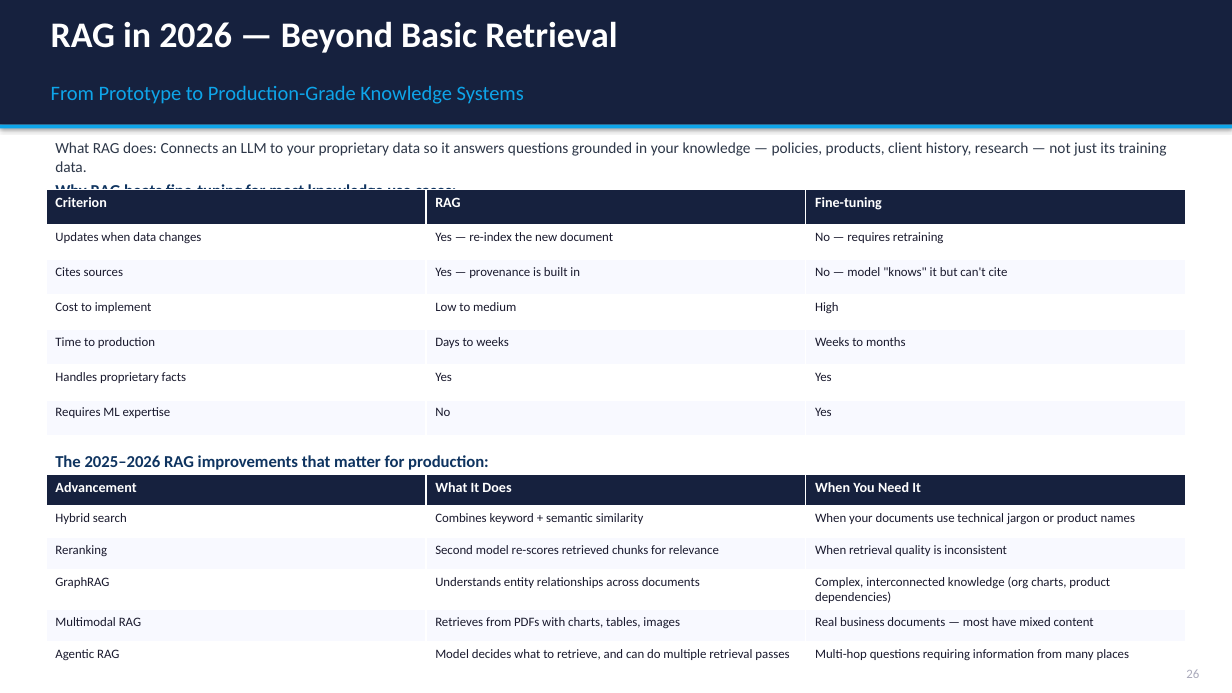
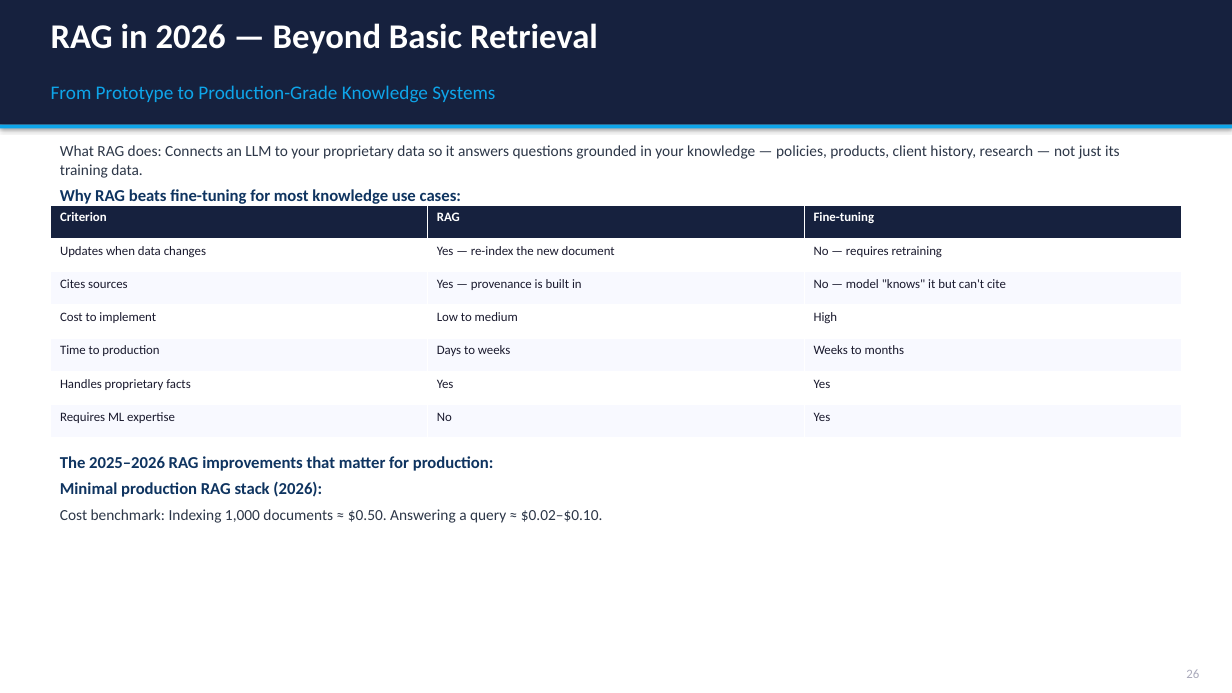
Before and after one commit to appjr/GenAIForBusinessOnline, a slide deck: slide 31 of Class 11/Week11_AI_Trends_Slides.pptx. Drawn at 1232x693 pixels with LibreOffice and Linux fonts; fonts in the diff are those of the drawing. Boxes give left, top, right and bottom in pixels: in the first picture for what was removed or moved away, otherwise in the second. Text is boxed around its words. In the diff, an @@ line names an element or a change of style, - is before the commit and + after.

```diff
--- a/Class 11/Week11_AI_Trends_Slides.pptx
+++ b/Class 11/Week11_AI_Trends_Slides.pptx
@@ text "RAG in 2026 — Beyond ..." at bbox=[51, 23, 598, 54]: size 28 to 27 pt @@
@@ text "From Prototype to Production-Grade Knowledge ..." at bbox=[51, 85, 495, 103]: size 16 to 15 pt @@
@@ text "What RAG does: Connects an ..." at bbox=[60, 145, 1120, 204]: more space between paragraphs @@
@@ table at bbox=[51, 205, 1182, 438] @@
@@ size 11 to 10 pt in "Criterion", "RAG", "Fine-tuning" @@
@@ table: place and size @@
-table at bbox=[46, 189, 1186, 435]
+table at bbox=[51, 205, 1182, 438]
@@ table removed at bbox=[46, 474, 1186, 665], 6 rows, 3 columns @@
-Advancement | What It Does | When You Need It
-Hybrid search | Combines keyword + semantic similarity | When your documents use technical jargon or product names
-Reranking | Second model re-scores retrieved chunks for relevance | When retrieval quality is inconsistent
-GraphRAG | Understands entity relationships across documents | Complex, interconnected knowledge (org charts, product dependencies)
-Multimodal RAG | Retrieves from PDFs with charts, tables, images | Real business documents — most have mixed content
-Agentic RAG | Model decides what to retrieve, and can do multiple retrieval passes | Multi-hop questions requiring information from many places
@@ text at bbox=[60, 456, 494, 471]: more space between paragraphs @@
@@ text at bbox=[60, 481, 603, 523]: paragraphs added @@
+Minimal production RAG stack (2026):
+Cost benchmark: Indexing 1,000 documents ≈ $0.50. Answering a query ≈ $0.02–$0.10.
```
Also in this commit, not shown: 31 other slides changed, 13 other files.
